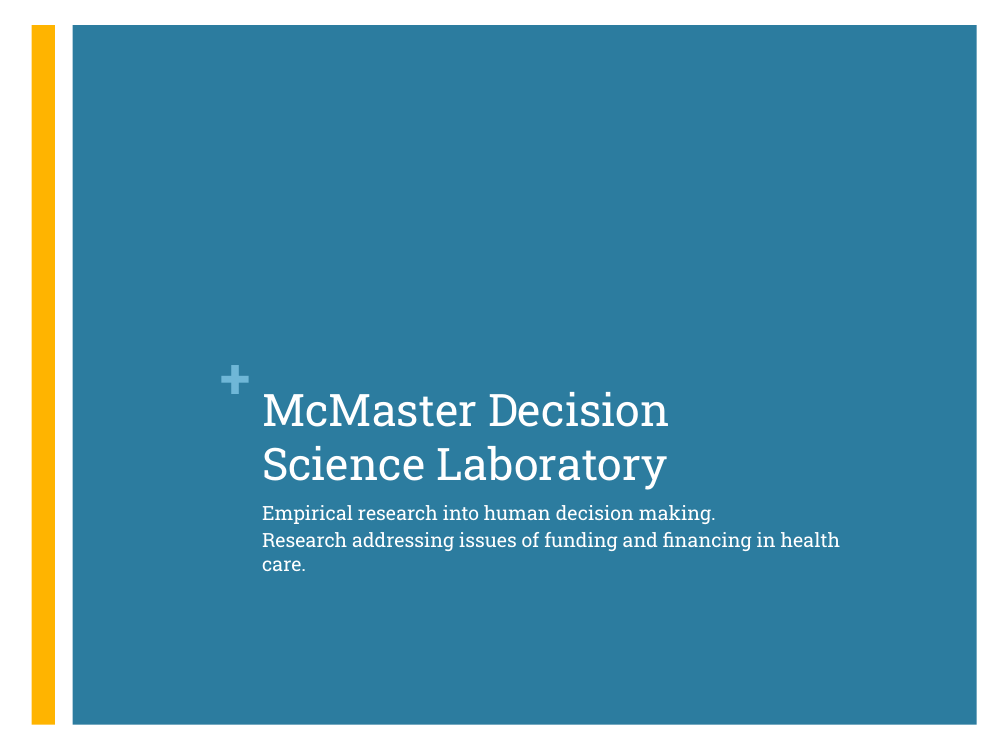
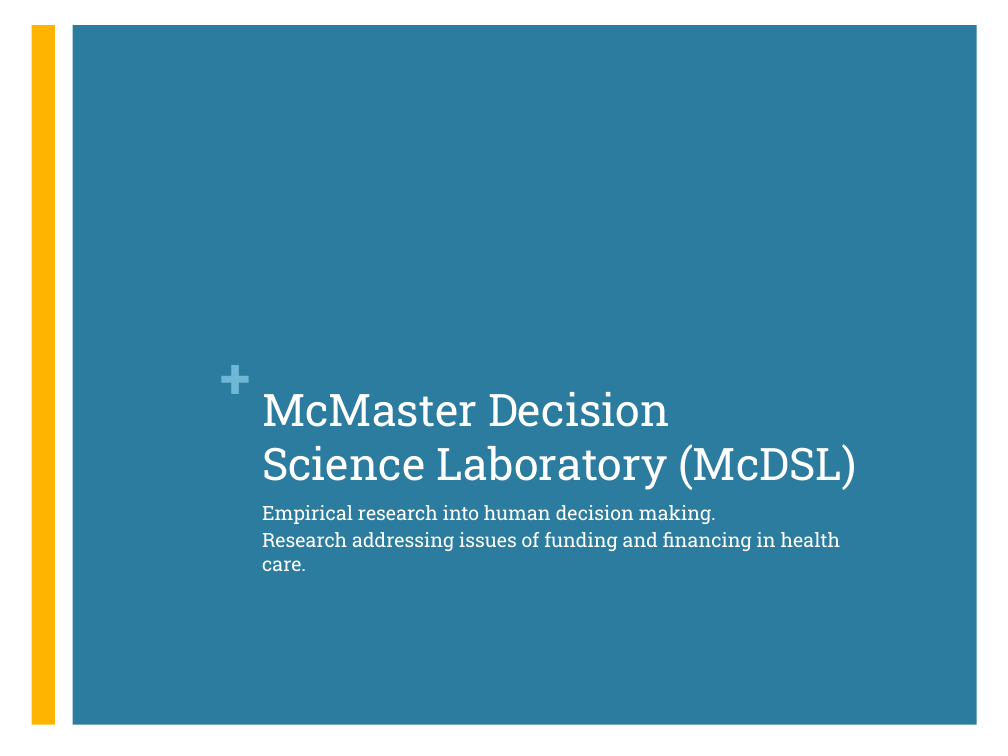
Before and after one commit to nolanslade/zp18, a slide deck: slide 3 of Documentation/capstone_ppt.pptx. Drawn at 1008x756 pixels with LibreOffice and Linux fonts; fonts in the diff are those of the drawing. Boxes give left, top, right and bottom in pixels: in the first picture for what was removed or moved away, otherwise in the second. Text is boxed around its words. In the diff, an @@ line names an element or a change of style, - is before the commit and + after.

```diff
--- a/Documentation/capstone_ppt.pptx
+++ b/Documentation/capstone_ppt.pptx
@@ title at bbox=[262, 392, 856, 490]: text changed @@
-McMaster Decision
-Science Laboratory
+McMaster Decision
+Science Laboratory (McDSL)
```
Also in this commit, not shown: 6 other slides changed, 3 slides added, 1 slide removed.
